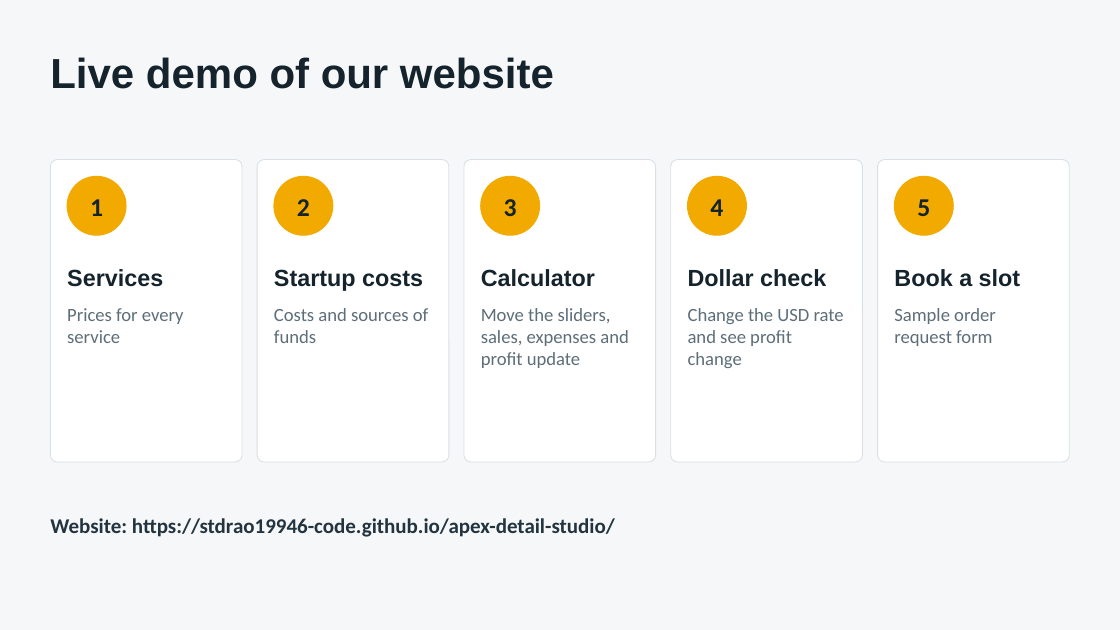
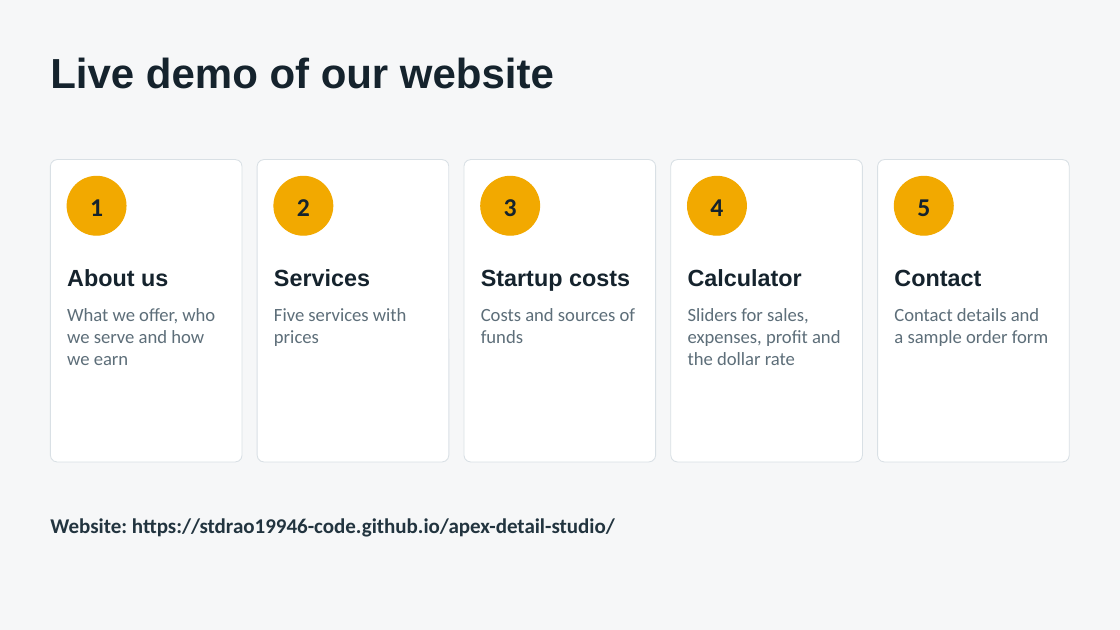
Before and after one commit to stdrao19946-code/apex-detail-studio, a slide deck: slide 8 of Apex_Detail_Studio_Plan.pptx. Drawn at 1120x630 pixels with LibreOffice and Linux fonts; fonts in the diff are those of the drawing. Boxes give left, top, right and bottom in pixels: in the first picture for what was removed or moved away, otherwise in the second. Text is boxed around its words. In the diff, an @@ line names an element or a change of style, - is before the commit and + after.

```diff
--- a/Apex_Detail_Studio_Plan.pptx
+++ b/Apex_Detail_Studio_Plan.pptx
@@ text at (67, 269, 168, 287): text changed @@
-Services
+About us
@@ text at (274, 269, 370, 287): text changed @@
-Startup costs
+Services
@@ text at (481, 269, 630, 291): text changed @@
-Calculator
+Startup costs
@@ text at (688, 269, 802, 287): text changed @@
-Dollar check
+Calculator
@@ text at (894, 269, 981, 287): text changed @@
-Book a slot
+Contact
@@ text at (67, 308, 215, 365): text changed @@
-Prices for every service
+What we offer, who we serve and how we earn
@@ text at (274, 308, 407, 346): text changed @@
-Costs and sources of funds
+Five services with prices
@@ text at (481, 308, 635, 343): text changed @@
-Move the sliders, sales, expenses and profit update
+Costs and sources of funds
@@ text at (688, 308, 840, 365): text changed @@
-Change the USD rate and see profit change
+Sliders for sales, expenses, profit and the dollar rate
@@ text at (894, 308, 1048, 346): text changed @@
-Sample order request form
+Contact details and a sample order form
```
Also in this commit, not shown: 2 other slides changed, 2 other files.
